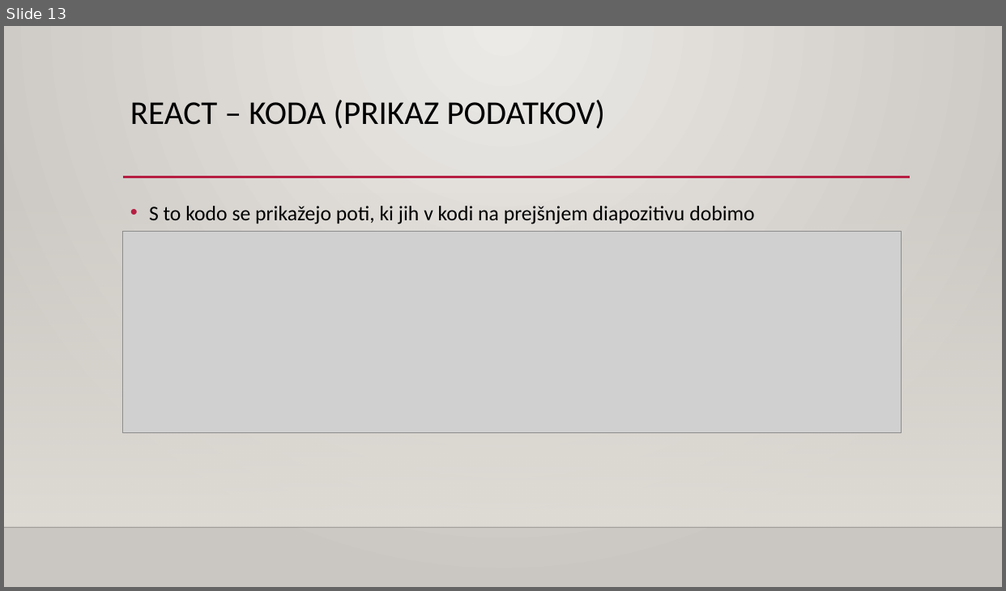
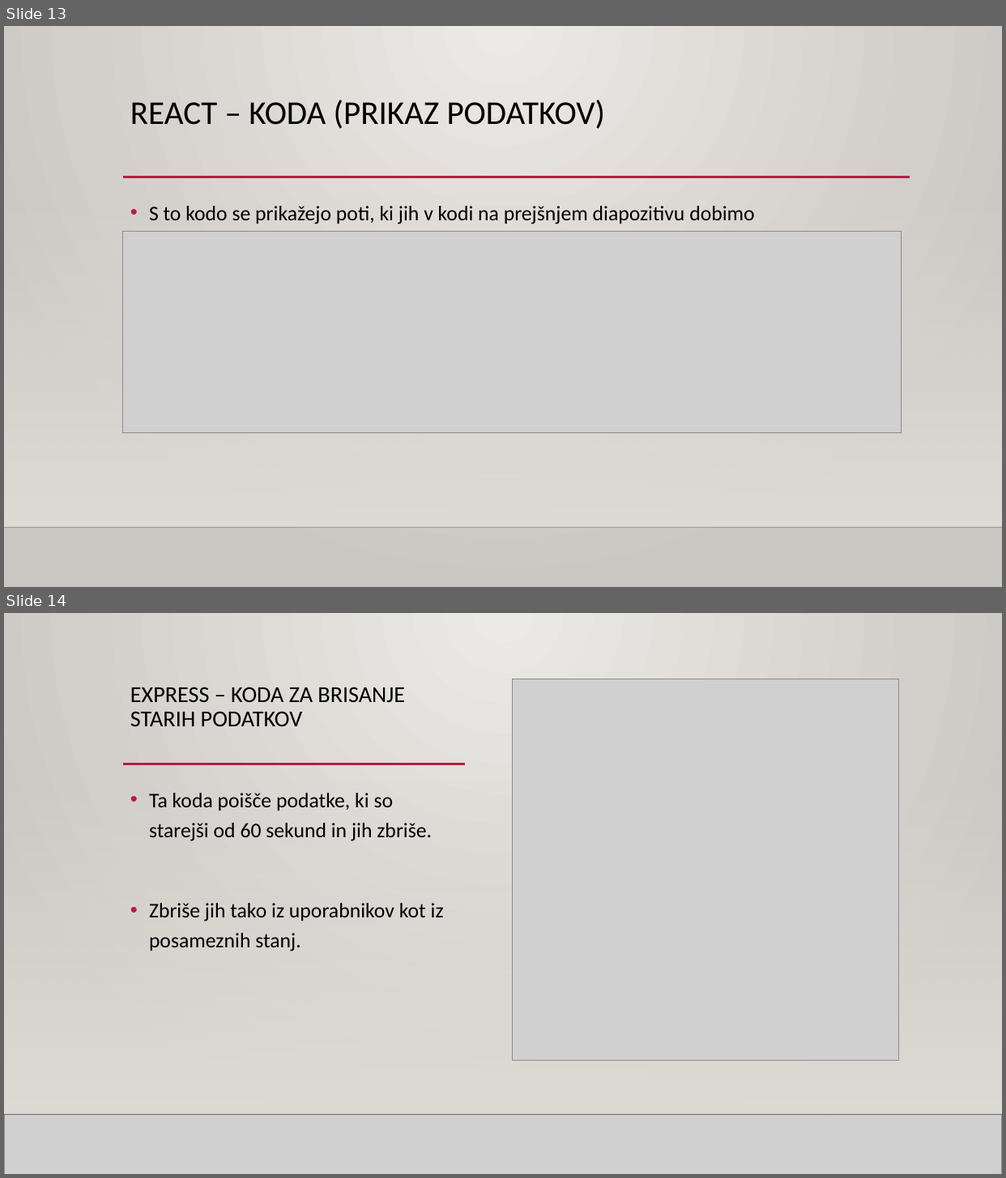
Before and after one commit to tabestdude/Project---Using-mass-data-in-traffic, a slide deck: Presentation.pptx. Shown one above the other, each under a label of ours: slide 13 before the commit, slides 13 and 14 after it. The pictures are 1006x591 and 1006x1178 pixels, drawn with LibreOffice and Linux fonts; fonts in the diff are those of the drawing; grey boxes stand for pictures; background and template pictures are left out. Boxes give left, top, right and bottom in pixels: in the first picture for what was removed or moved away, otherwise in the second. Text is boxed around its words. In the diff, an @@ line names an element or a change of style, - is before the commit and + after.

```diff
--- a/Presentation.pptx
+++ b/Presentation.pptx
@@ slide 14 added at bbox=[4, 613, 1002, 1174], background gradient #ECEAE7 to #CAC7C1; not listed: 3 template elements that a slide beside it also shows @@
@@ rectangle added at bbox=[4, 613, 1002, 1174], fill gradient #ECEAE7 to #CAC7C1 @@
@@ picture added at bbox=[513, 679, 899, 1061] @@
@@ title added at bbox=[130, 687, 405, 726], 22 pt, text #000000 @@
+EXPRESS – KODA ZA BRISANJE STARIH PODATKOV
@@ rectangle added at bbox=[4, 778, 1002, 1114], fill gradient #DFDBD5 @@
@@ line added from (123, 764) to (465, 764), #B71E42 2.5 pt @@
@@ text added at bbox=[149, 793, 444, 952], 20 pt, text #000000 @@
+• Ta koda poišče podatke, ki so starejši od 60 sekund in jih zbriše.
+• Zbriše jih tako iz uporabnikov kot iz posameznih stanj.
@@ picture added at bbox=[4, 1114, 1002, 1174] @@
@@ line added from (4, 1114) to (1002, 1114), #000001 1 pt @@
```
Also in this commit, not shown: 1 slide changed, 1 other slide added, 1 other file.
